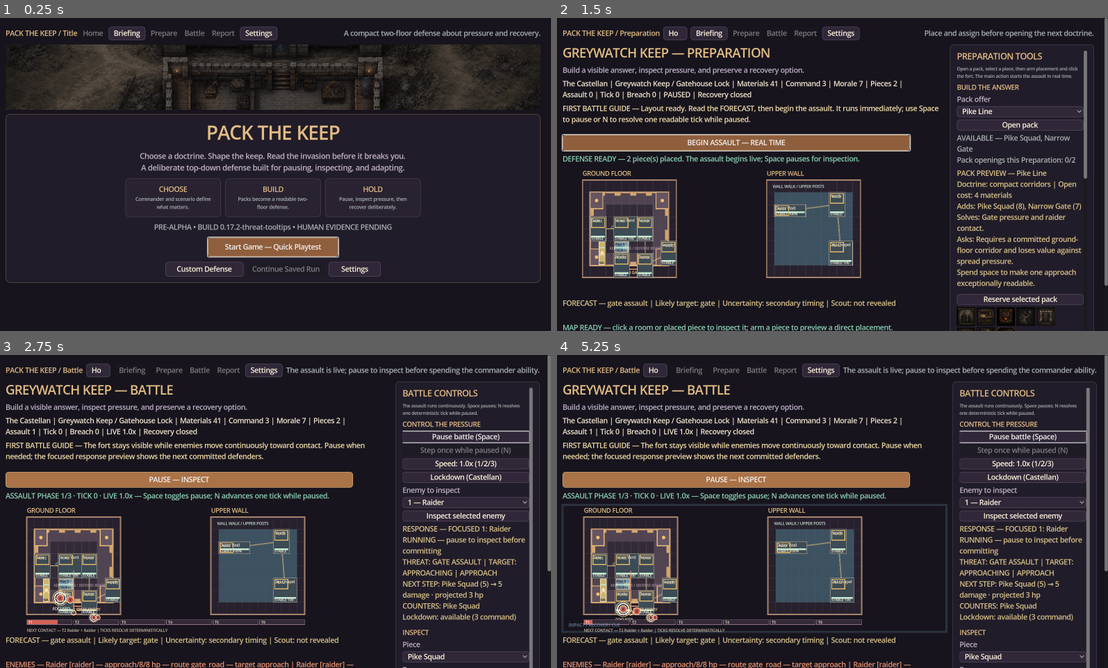
Above: before the commit, frames 1-4 (two rows, left to right).
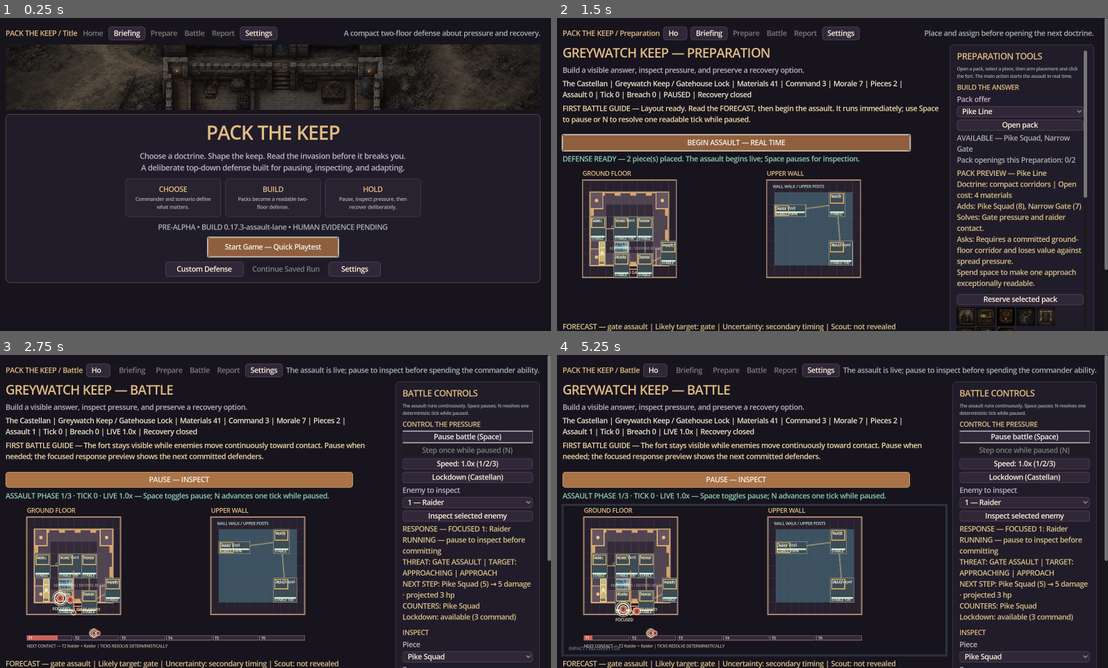
Above: after the commit, the same moments.

Repository: raphaelroshan/pack-the-keep
Game: Godot game, scene res://scenes/Main.tscn
Same seed, same stepped clock (60 frames per second), same inputs: the game is played once before the commit and once after it.
Inputs:
- Up to frame 1 (0.25 s): no input
- Up to frame 2 (1.5 s): click "Start Game — Quick Playtest" at 0.5 s; click "Enter Keep — Recommended Layo…" at 1.25 s
- Up to frame 3 (2.75 s): click "BEGIN ASSAULT — REAL TIME" at 2 s
- Up to frame 4 (5.25 s): click "Home" at 2.75 s; click "Start Game — Quick Playtest" at 3.5 s; click "Enter Keep — Recommended Layo…" at 4.25 s; click "BEGIN ASSAULT — REAL TIME" at 5 s

The runs differ from the first frame. In frame 1, 0.5% of the frame differs, in the area x 27-72%, y 65-69%; in frame 2, 1.5%; in frame 3, 5.1%; in frame 4, 5.8%, in the area x 0-100%, y 10-100%.

Commit message:
fix: separate assault timeline from approach

Diff:
--- a/content/content_manifest.json
+++ b/content/content_manifest.json
@@ -1,7 +1,7 @@
 {
   "schema_version": 1,
   "game_id": "pack-the-keep",
-  "content_version": "0.17.2",
+  "content_version": "0.17.3",
   "p4_vertical_slice": {
     "status": "implemented",
     "scorecard": "each_resolved_wave_records_doctrine_outcome_damage_defeated_enemies_and_recovery_actions",
@@ -324,7 +324,16 @@
     "focus_feedback": "selected_timeline_arrival_uses_a_double_outline_without_obscuring_the_enemy_initial",
     "determinism": "tooltip_queries_and_focus_rendering_do_not_change_keep_state",
     "evidence": ["design/p21_threat_tooltips.md", "docs/p21_threat_tooltips_visual_verification.md", "tests/test_p2_ui.gd"],
-    "next_slice": "p21_human_threat_comprehension_sessions"
+    "next_slice": "p22_assault_lane_spacing"
+  },
+  "p22_assault_lane_spacing": {
+    "status": "implemented",
+    "canvas": "346_design_pixels_with_scroll_safe_responsive_minimums",
+    "separation": "ground_approach_annotations_end_at_least_twelve_pixels_above_the_timeline",
+    "bounds": "timeline_bar_selection_rings_and_next_contact_summary_fit_inside_the_canvas",
+    "determinism": "spacing_snapshot_drawing_and_hit_testing_do_not_change_keep_state",
+    "evidence": ["design/p22_assault_lane_spacing.md", "docs/p22_assault_lane_visual_verification.md", "tests/test_p2_ui.gd"],
+    "next_slice": "p22_human_battle_readability_sessions"
   },
   "campaign": {
     "title": "The Bell at Dusk",
--- a/content/gameplay_framework.json
+++ b/content/gameplay_framework.json
@@ -1,7 +1,7 @@
 {
   "schema_version": 1,
   "game_id": "pack-the-keep",
-  "framework_version": "0.17.2-threat-tooltips",
+  "framework_version": "0.17.3-assault-lane",
   "design_promise": "Choose a commander, open a coherent pack, arrange a readable keep, and adapt when a forecasted invasion tests the doctrine you chose.",
   "p0_alpha_foundation": {
     "status": "implemented",
@@ -356,6 +356,14 @@
     "focus_feedback": "focused_timeline_marker_uses_a_double_outline_matching_map_focus_language",
     "authority_boundary": "tooltip_content_reads_enemy_inspection_and_piece_definitions_without_mutating_simulation",
     "non_goals": ["hover_to_focus", "combat_orders", "persistent_popup_panel", "new_save_fields"]
+  },
+  "p22_assault_lane_spacing": {
+    "status": "implemented",
+    "canvas": "expanded_scroll_safe_board_height",
+    "approach_apron": "reserves_space_for_ground_route_markers_focus_rings_and_status_labels",
+    "timeline": "placed_below_the_approach_apron_with_its_summary_inside_design_bounds",
+    "authority_boundary": "layout_and_spacing_only_without_path_timing_hit_test_or_simulation_changes",
+    "non_goals": ["camera_controls", "enemy_path_changes", "command_rail_rework", "new_save_fields"]
   },
   "v090_multi_wave": {
     "status": "implemented",
--- a/content/p12_alpha_checklist.json
+++ b/content/p12_alpha_checklist.json
@@ -1,6 +1,6 @@
 {
   "schema_version": 1,
-  "build_version": "0.17.2-threat-tooltips",
+  "build_version": "0.17.3-assault-lane",
   "status": "candidate",
   "checks": [
     {"id": "windows_launch", "status": "implemented", "evidence": ["tests/test_release_identity.py", "tools/run_packaged_smoke.py", ".github/workflows/ci.yml"]},
--- a/content/p16_playtest_protocol.json
+++ b/content/p16_playtest_protocol.json
@@ -1,6 +1,6 @@
 {
   "schema_version": 1,
-  "build_version": "0.17.2-threat-tooltips",
+  "build_version": "0.17.3-assault-lane",
   "status": "ready_for_human_sessions",
   "release_ready": false,
   "minimum_completed_sessions": 4,
--- a/project.godot
+++ b/project.godot
@@ -6,7 +6,7 @@
 
 [application]
 config/name="Pack the Keep"
-config/version="0.17.2-threat-tooltips"
+config/version="0.17.3-assault-lane"
 run/main_scene="res://scenes/Main.tscn"
 config/features=PackedStringArray("4.3", "GL Compatibility")
 boot_splash/bg_color=Color(0.045, 0.04, 0.055, 1)
--- a/src/ui/main.gd
+++ b/src/ui/main.gd
@@ -551,7 +551,7 @@
 		command_panel.custom_minimum_size.x = 810.0 if stacked else 360.0 if logical_width >= 1500.0 else 292.0
 		command_panel.size_flags_horizontal = Control.SIZE_EXPAND_FILL if stacked else Control.SIZE_SHRINK_BEGIN
 	if keep_canvas != null:
-		keep_canvas.custom_minimum_size.y = 420.0 if not stacked and size.y >= 900.0 else 292.0
+		keep_canvas.custom_minimum_size.y = 452.0 if not stacked and size.y >= 900.0 else 346.0
 		keep_canvas.size_flags_horizontal = Control.SIZE_EXPAND_FILL
 		keep_canvas.size_flags_vertical = Control.SIZE_EXPAND_FILL
 
@@ -965,7 +965,7 @@
 	left.add_child(playtest_status_label)
 
 	keep_canvas = KeepCanvas.new()
-	keep_canvas.custom_minimum_size = Vector2(810, 292)
+	keep_canvas.custom_minimum_size = Vector2(810, 346)
 	keep_canvas.size_flags_horizontal = Control.SIZE_EXPAND_FILL
 	keep_canvas.size_flags_vertical = Control.SIZE_EXPAND_FILL
 	keep_canvas.keep = keep
@@ -2792,9 +2792,10 @@
 	var keep: PackKeepState
 	const CELL_X := 18.0
 	const CELL_Y := 28.0
-	const BASE_CANVAS_SIZE := Vector2(810, 292)
+	const BASE_CANVAS_SIZE := Vector2(810, 346)
 	const COMBAT_EFFECT_DURATION := 0.52
 	const ASSAULT_TICK_COUNT := 6
+	const ASSAULT_TIMELINE_TOP := 300.0
 	const MAP_ORIGIN := Vector2(12, 28)
 	const UPPER_ORIGIN := Vector2(436, 28)
 	const MAP_SIZE := Vector2(12 * CELL_X, 8 * CELL_Y)
@@ -3013,9 +3014,24 @@
 	func _timeline_layout() -> Dictionary:
 		var left: float = MAP_ORIGIN.x
 		var right: float = UPPER_ORIGIN.x + MAP_SIZE.x
-		var top: float = MAP_ORIGIN.y + MAP_SIZE.y + 12.0
+		var top: float = ASSAULT_TIMELINE_TOP
 		var gap: float = 3.0
 		return {"left": left, "right": right, "top": top, "gap": gap, "segment_width": (right - left - gap * float(ASSAULT_TICK_COUNT - 1)) / float(ASSAULT_TICK_COUNT)}
+
+	func assault_lane_spacing_snapshot() -> Dictionary:
+		var approach_label_bottom: float = MAP_ORIGIN.y + MAP_SIZE.y
+		if keep != null and keep.wave_active:
+			for index in range(keep.enemies.size()):
+				if bool(keep.enemies[index].get("defeated", false)):
+					continue
+				approach_label_bottom = maxf(approach_label_bottom, _enemy_origin(index).y + 28.0)
+		return {
+			"approach_label_bottom": approach_label_bottom,
+			"timeline_top": ASSAULT_TIMELINE_TOP,
+			"clearance": ASSAULT_TIMELINE_TOP - approach_label_bottom,
+			"summary_bottom": ASSAULT_TIMELINE_TOP + 36.0,
+			"canvas_bottom": BASE_CANVAS_SIZE.y
+		}
 
 	func _timeline_marker_origin(tick_number: int, marker_index: int, marker_count: int) -> Vector2:
 		var layout: Dictionary = _timeline_layout()
--- a/tests/test_p2_ui.gd
+++ b/tests/test_p2_ui.gd
@@ -31,11 +31,14 @@
 		failures.append("automatic threat focus did not synchronize the enemy dropdown")
 	var serialized_before_timeline: String = JSON.stringify(ui.keep.serialize())
 	var timeline_before: Dictionary = ui.keep_canvas.assault_timeline_snapshot()
+	var spacing_before: Dictionary = ui.keep_canvas.assault_lane_spacing_snapshot()
 	var arrival_marker_count: int = 0
 	for arrival_rows in timeline_before.get("arrivals", {}).values():
 		arrival_marker_count += arrival_rows.size()
 	if int(timeline_before.get("tick_count", 0)) != 6 or arrival_marker_count != ui.keep.enemies.size() or int(timeline_before.get("next_arrival_step", -1)) < 1:
 		failures.append("assault timeline did not expose six ticks, stable active-enemy arrivals, and the next contact")
+	if float(spacing_before.get("clearance", 0.0)) < 12.0 or float(spacing_before.get("summary_bottom", INF)) > float(spacing_before.get("canvas_bottom", 0.0)):
+		failures.append("gate approach labels and the complete assault timeline did not retain a readable vertical separation")
 	if JSON.stringify(ui.keep.serialize()) != serialized_before_timeline:
 		failures.append("assault timeline inspection mutated authoritative state")
 	var first_arrival_key: String = str(int(timeline_before.get("next_arrival_step", 1)))
--- a/tools/ci_manifest.json
+++ b/tools/ci_manifest.json
@@ -1,7 +1,7 @@
 {
   "slug": "pack-the-keep",
   "display_name": "Pack the Keep",
-  "build_version": "0.17.2-threat-tooltips",
+  "build_version": "0.17.3-assault-lane",
   "godot_test": "res://tests/test_keep_state.gd",
   "primary_repo": "raphaelroshan/pack-the-keep",
   "release_platforms": ["steam", "epic-games-store"],
Not shown, changed: README.md
Not shown, added: design/p22_assault_lane_spacing.md
Not shown, changed: docs/agent_feeding_guide.md
Not shown, changed: docs/agent_handoff_roadmap.md
Not shown, changed: docs/decision_log.md
Not shown, changed: docs/internal_test_release.md
Not shown, added: docs/p22_assault_lane_visual_verification.md
